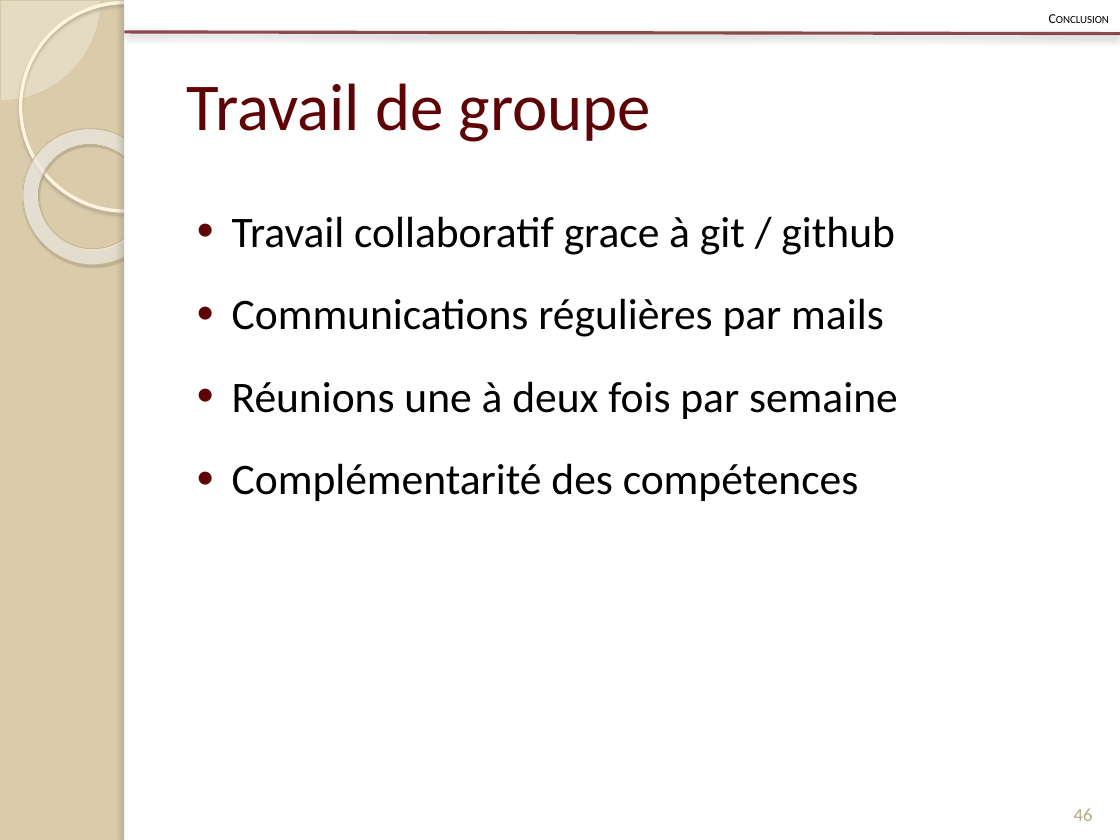
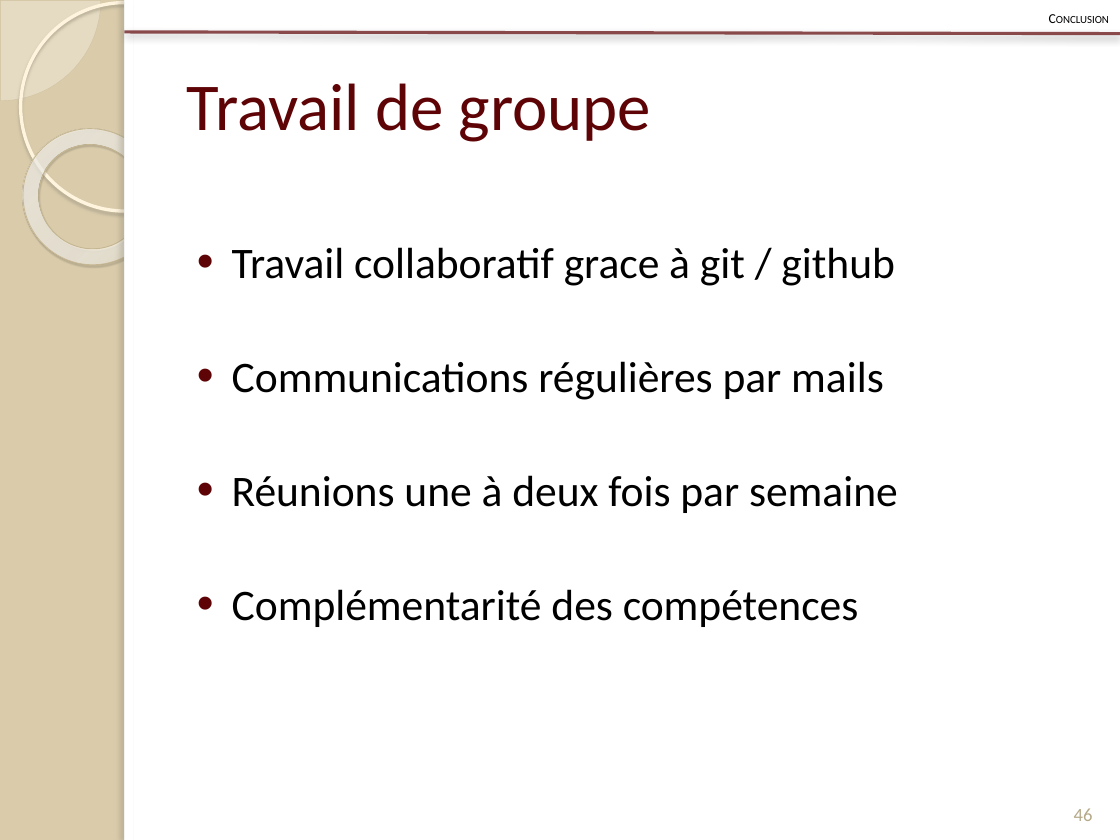
Before and after one commit to Patre/Energy-saving-in-sensors--networks, a slide deck: slide 46 of Redaction/Presentation/pres.pptx. Drawn at 1120x840 pixels with LibreOffice and Linux fonts; fonts in the diff are those of the drawing. Boxes give left, top, right and bottom in pixels: in the first picture for what was removed or moved away, otherwise in the second. Text is boxed around its words. In the diff, an @@ line names an element or a change of style, - is before the commit and + after.

```diff
--- a/Redaction/Presentation/pres.pptx
+++ b/Redaction/Presentation/pres.pptx
@@ text "Travail collaboratif grace à git ..." at <box>232,247,898,627</box>: line spacing 1.4 to 2 @@
```
Also in this commit, not shown: 8 other slides changed, 8 slides added, 3 other files.
